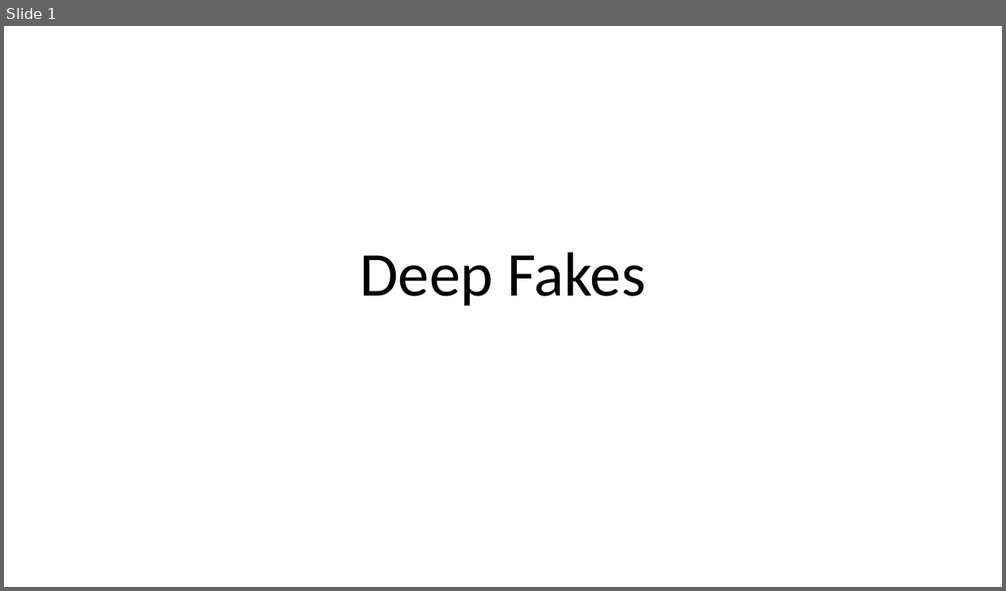
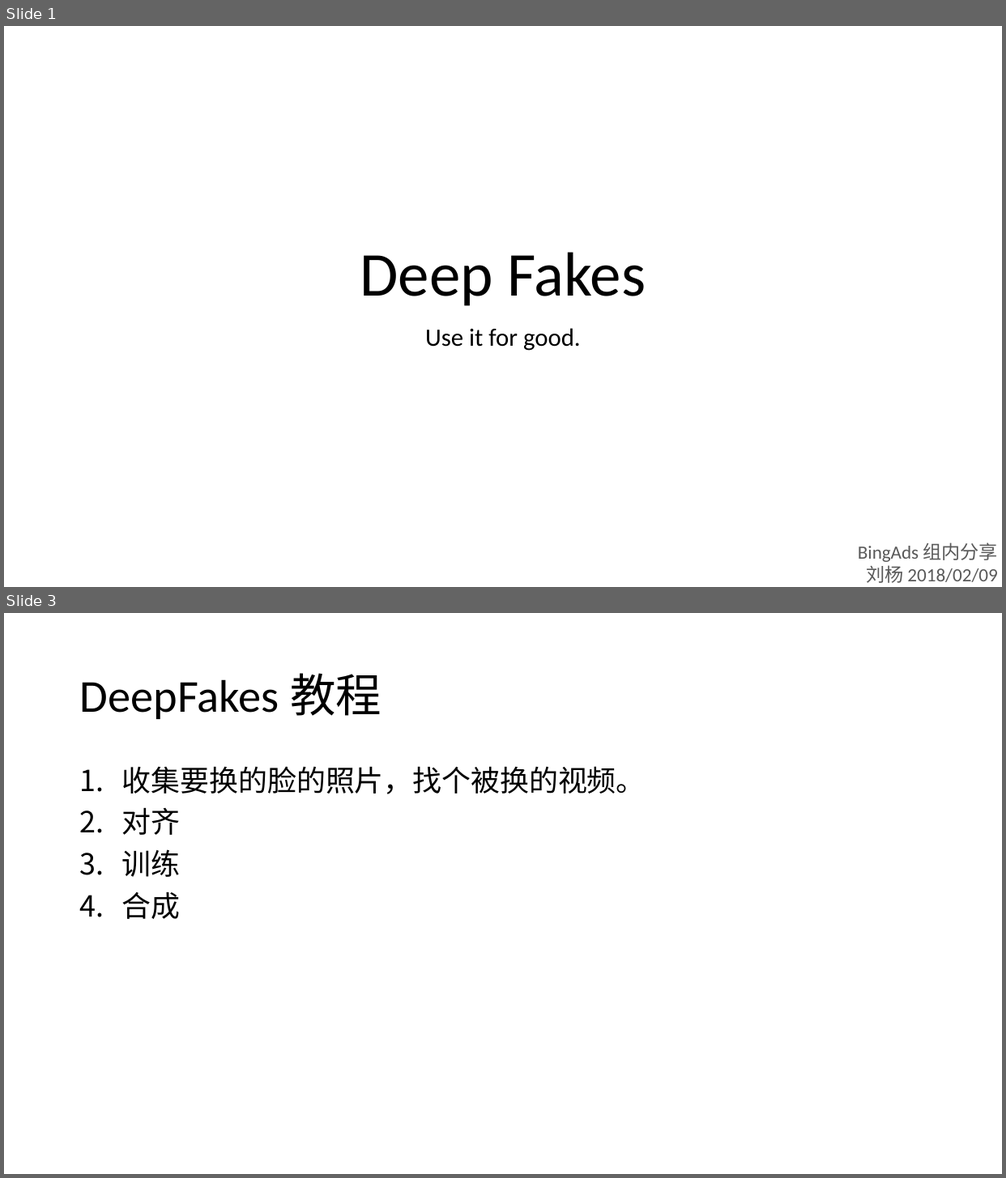
Before and after one commit to foamliu/Learning-DL, a slide deck: cv/DeepFakes.pptx. Shown one above the other, each under a label of ours: slide 1 before the commit, slides 1 and 3 after it; the slides between them are not shown. The pictures are 1006x591 and 1006x1178 pixels, drawn with LibreOffice and Linux fonts; fonts in the diff are those of the drawing. Boxes give left, top, right and bottom in pixels: in the first picture for what was removed or moved away, otherwise in the second. Text is boxed around its words. In the diff, an @@ line names an element or a change of style, - is before the commit and + after.

```diff
--- a/cv/DeepFakes.pptx
+++ b/cv/DeepFakes.pptx
@@ slide 3 added at <box>4,613,1002,1174</box>, background #FFFFFF @@
@@ title added at <box>80,673,381,719</box>, 44 pt, text #000000 @@
+DeepFakes 教程
@@ text added at <box>122,766,646,919</box>, 28 pt, text #000000 @@
+1. 收集要换的脸的照片，找个被换的视频。
+2. 对齐
+3. 训练
+4. 合成
@@ slide 1 changed as well @@
@@ subtitle added at <box>425,328,581,351</box>, 24 pt, text #000000 @@
+Use it for good.
@@ text added at <box>858,543,998,583</box>, 18 pt, text #595959 @@
+BingAds 组内分享
+刘杨 2018/02/09
```
Also in this commit, not shown: 5 other slides added, 1 slide removed, 2 other files.
